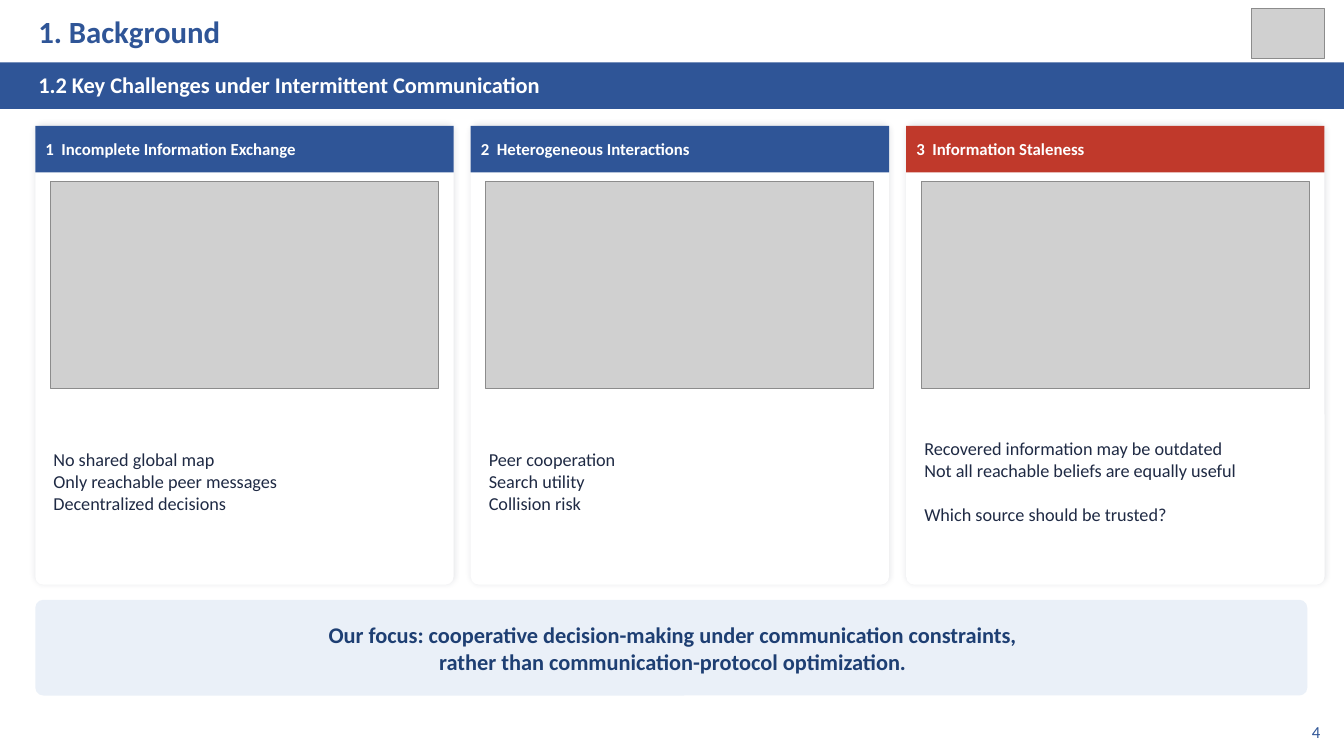
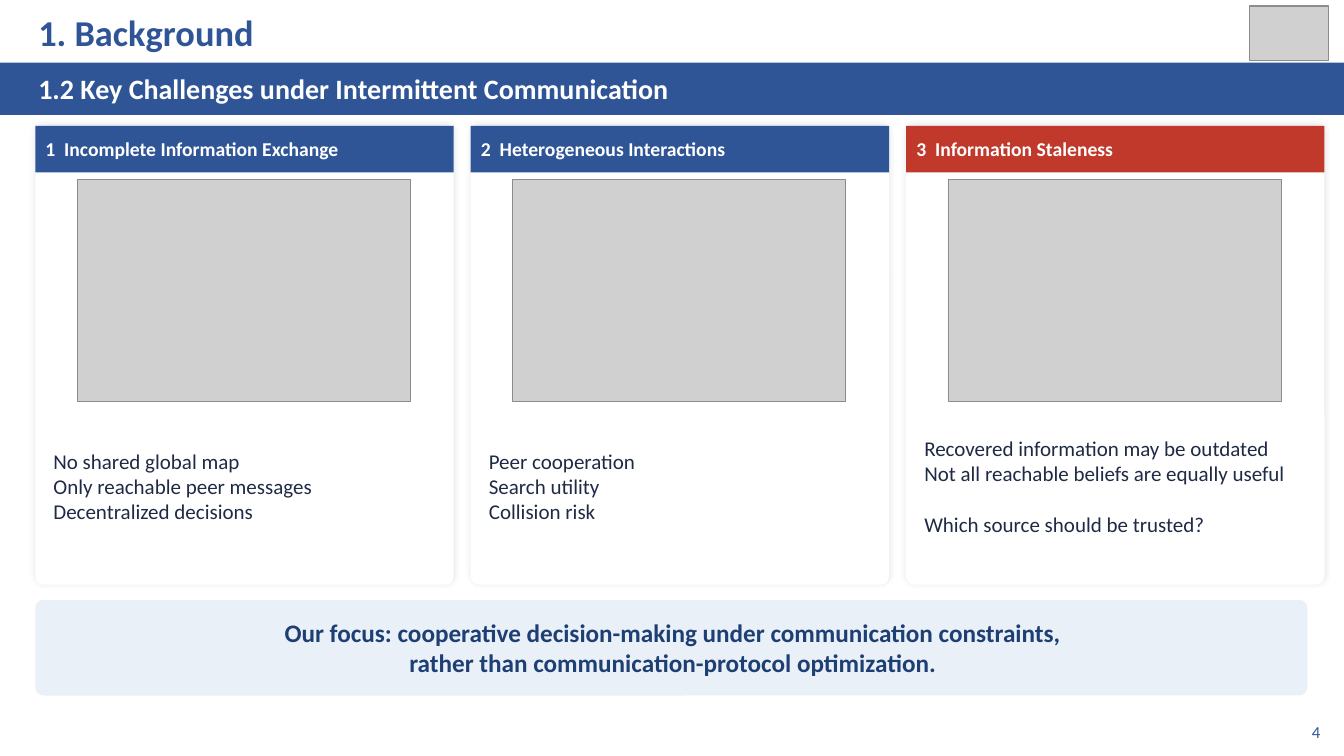
Before and after one commit to kuangyinying039/uav-swarm, a slide deck: slide 4 of presentations/IC-HGAT-MAPPO_CAC2026.pptx. Drawn at 1344x756 pixels with LibreOffice and Linux fonts; fonts in the diff are those of the drawing; grey boxes stand for pictures. Boxes give left, top, right and bottom in pixels: in the first picture for what was removed or moved away, otherwise in the second. Text is boxed around its words. In the diff, an @@ line names an element or a change of style, - is before the commit and + after.

```diff
--- a/presentations/IC-HGAT-MAPPO_CAC2026.pptx
+++ b/presentations/IC-HGAT-MAPPO_CAC2026.pptx
@@ text "1. Background" at (x1=38, y1=20, x2=254, y2=52): size 22 to 26 pt @@
@@ picture resized from (x1=1252, y1=8, x2=1325, y2=58) to (x1=1250, y1=6, x2=1329, y2=60) @@
@@ rectangle resized from (x1=0, y1=63, x2=1344, y2=109) to (x1=0, y1=63, x2=1344, y2=115) @@
@@ text "1.2 Key Challenges under Intermittent ..." at (x1=38, y1=79, x2=668, y2=104): size 16 to 20 pt @@
@@ size 12 to 14 pt in 3 elements at (x1=45, y1=142, x2=338, y2=160), (x1=481, y1=142, x2=725, y2=160), (x1=916, y1=142, x2=1113, y2=156) @@
@@ picture resized from (x1=50, y1=181, x2=439, y2=388) to (x1=78, y1=179, x2=410, y2=401) @@
@@ picture resized from (x1=486, y1=181, x2=874, y2=388) to (x1=513, y1=179, x2=846, y2=401) @@
@@ picture resized from (x1=922, y1=181, x2=1310, y2=388) to (x1=949, y1=179, x2=1281, y2=401) @@
@@ size 13 to 15 pt in 3 elements at (x1=53, y1=454, x2=312, y2=519), (x1=489, y1=454, x2=635, y2=519), (x1=924, y1=441, x2=1285, y2=532) @@
@@ text "Our focus: cooperative decision-making under ..." at (x1=285, y1=624, x2=1061, y2=676): size 16 to 18 pt @@
```
Also in this commit, not shown: 12 other slides changed, 2 other files.
